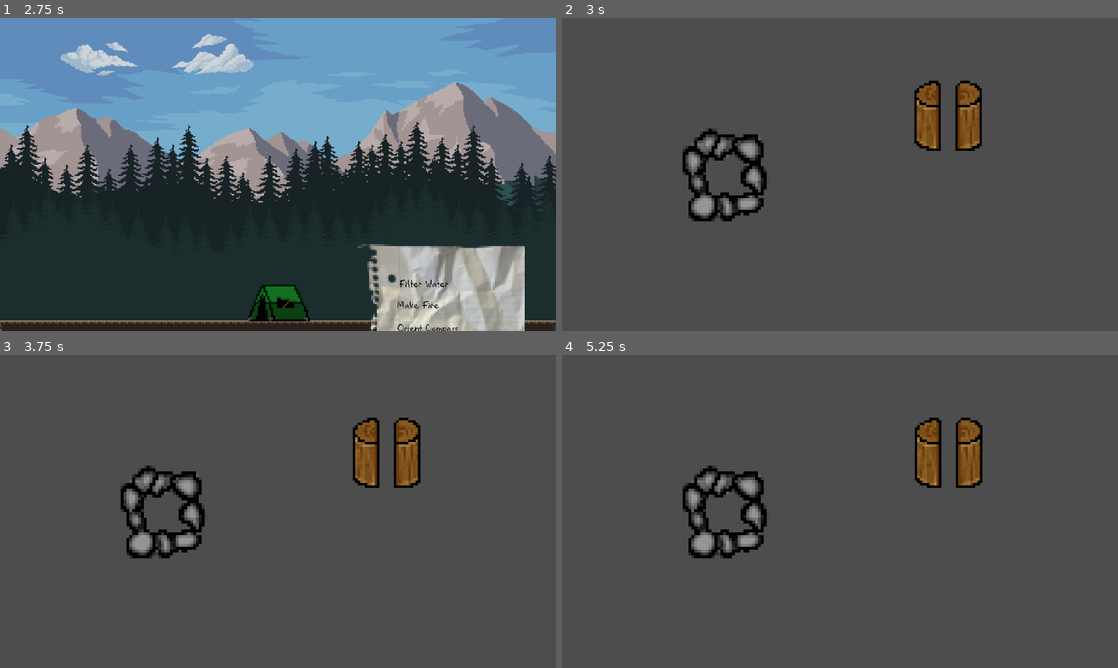
Above: before the commit, frames 1-4 (two rows, left to right).
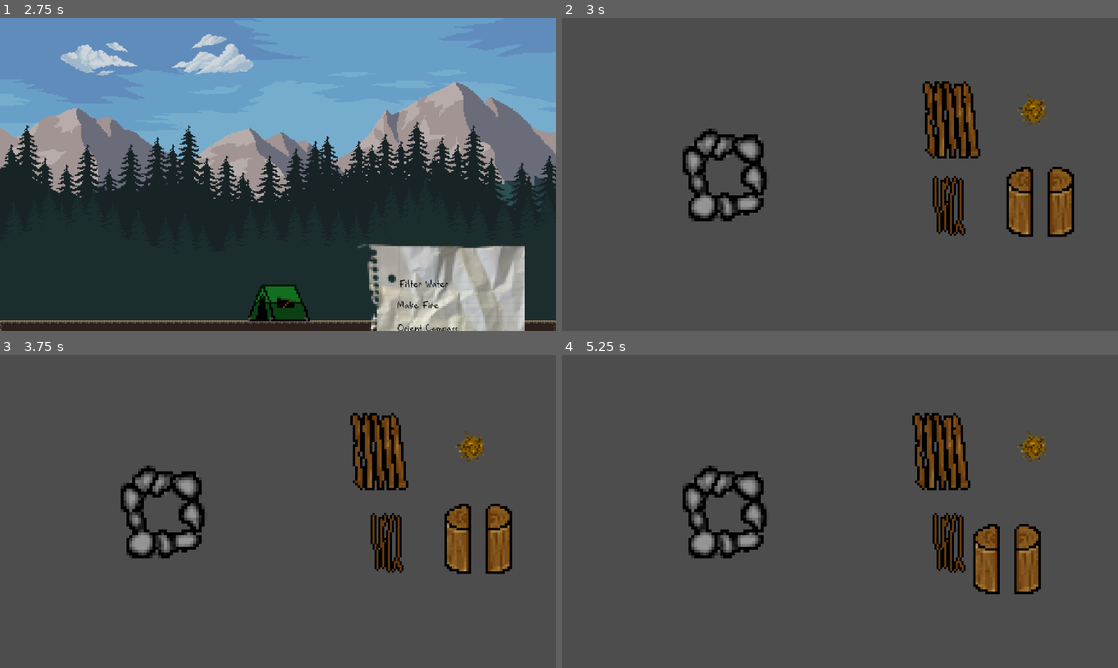
Above: after the commit, the same moments.

Repository: BenjaminWootten/Henhacks-2024
Game: Godot game, scene res://assets/UI/MainMenu.tscn
Two runs of this game, one before a commit and one after it. Both use one fixed random seed, a clock stepped at 60 frames per second and the inputs below.
Inputs (mouse positions are in pixels of both pictures, inside the frame that each line leads up to):
- Up to frame 1 (2.75 s): click "Start" at 0.5 s; move the mouse to (400, 158) at 1.27 s; press the mouse at (400, 158) at 1.28 s; hold Right (right) 1.28-2 s; release the mouse at (400, 158) at 2 s; drag from (166, 190) to (250, 237) at 2.02 s
- Up to frame 2 (3 s): click "Make Fire" at 2.75 s
- Up to frame 3 (3.75 s): tap Enter at 3.5 s; move the mouse to (383, 452) at 3.52 s; press the mouse at (383, 452) at 3.53 s; hold Right (right) from 3.53 s (still down)
- Up to frame 4 (5.25 s): release Right (right) at 4.25 s; release the mouse at (945, 452) at 4.25 s; tap Space at 4.25 s; drag from (812, 574) to (673, 464) at 4.27 s; tap Enter at 5 s; move the mouse to (1006, 558) at 5.02 s; press the mouse at (1006, 558) at 5.03 s; hold Left (left) from 5.03 s (still down)

Frame 1 is identical in both runs. In frame 2, 5.4% of the frame differs, in the area x 63-93%, y 20-70%; in frame 3, 5.5%, in the area x 63-93%, y 18-70%; in frame 4, 5.4%.

Commit message:
fire game working

Diff:
--- /dev/null
+++ b/minigames/FireGame.gd
@@ -0,0 +1,25 @@
+extends Node2D
+
+@onready var firePit_sprite = $firePit/AnimatedSprite2D
+
+func _on_bird_nest_body_entered(_body):
+	firePit_sprite.play("birds_nest")
+	$birdNest.queue_free()
+
+func _on_flint_and_steel_body_entered(_body):
+	pass
+
+func _on_tinder_body_entered(_body):
+	if firePit_sprite.animation == "birds_nest":
+		firePit_sprite.play("tinder")
+		$tinder.queue_free()
+
+func _on_kindling_body_entered(_body):
+	if firePit_sprite.animation == "tinder":
+		firePit_sprite.play("kindling")
+		$kindling.queue_free()
+
+func _on_log_body_entered(_body):
+	if firePit_sprite.animation == "kindling":
+		firePit_sprite.play("log")
+		$log.queue_free()
--- a/minigames/FireGame.tscn
+++ b/minigames/FireGame.tscn
@@ -1,30 +1,57 @@
-[gd_scene load_steps=11 format=3 uid="uid://inbr3kmp16dx"]
+[gd_scene load_steps=19 format=3 uid="uid://inbr3kmp16dx"]
 
+[ext_resource type="Script" path="res://minigames/FireGame.gd" id="1_1mx15"]
+[ext_resource type="Texture2D" uid="uid://g0mgu30fyfsw" path="res://assets/minigames/fire/rock_ring_birds_nest.png" id="1_efhom"]
 [ext_resource type="PackedScene" uid="uid://dyo1photquadc" path="res://utility/draggable_object.tscn" id="1_ppbyw"]
 [ext_resource type="Texture2D" uid="uid://btdy65i03mlpc" path="res://assets/minigames/fire/fuel.png" id="2_ojy2e"]
+[ext_resource type="Texture2D" uid="uid://dwq35o2nyas24" path="res://assets/minigames/fire/rock_ring_kindling.png" id="3_q1fmh"]
 [ext_resource type="Texture2D" uid="uid://d2086s0g85d0s" path="res://assets/minigames/fire/rockring.png" id="3_tmekh"]
-[ext_resource type="Texture2D" uid="uid://b434tjjb2jnwa" path="res://assets/minigames/fire/rock1.png" id="4_6a56n"]
-[ext_resource type="Texture2D" uid="uid://bl0uvuxsft1i4" path="res://assets/minigames/fire/rock2.png" id="5_k12cm"]
-[ext_resource type="Texture2D" uid="uid://dsat7xljll0oj" path="res://assets/minigames/fire/rock3.png" id="6_ucbqs"]
-[ext_resource type="PackedScene" uid="uid://df10wyvwcyaao" path="res://utility/tip.tscn" id="7_dg5sc"]
+[ext_resource type="Texture2D" uid="uid://ccqm6r2eilkn0" path="res://assets/minigames/fire/rock_ring_logs.png" id="4_3xwse"]
+[ext_resource type="Texture2D" uid="uid://6hha2n8ceo50" path="res://assets/minigames/fire/rock_ring_tinder.png" id="5_sce6c"]
+[ext_resource type="Texture2D" uid="uid://e58xmo1a7lwe" path="res://assets/minigames/fire/kindling.png" id="7_udvks"]
+[ext_resource type="Texture2D" uid="uid://bfda051y2tad4" path="res://assets/minigames/fire/tinder.png" id="9_6j1ne"]
+[ext_resource type="Texture2D" uid="uid://t11tf6v1eorg" path="res://assets/minigames/fire/birds_nest.png" id="10_t2ji1"]
 
 [sub_resource type="SpriteFrames" id="SpriteFrames_82cm6"]
 animations = [{
 "frames": [{
 "duration": 1.0,
-"texture": ExtResource("3_tmekh")
-}, {
-"duration": 1.0,
-"texture": ExtResource("4_6a56n")
-}, {
-"duration": 1.0,
-"texture": ExtResource("5_k12cm")
-}, {
-"duration": 1.0,
-"texture": ExtResource("6_ucbqs")
+"texture": ExtResource("1_efhom")
 }],
 "loop": true,
-"name": &"default",
+"name": &"birds_nest",
+"speed": 5.0
+}, {
+"frames": [{
+"duration": 1.0,
+"texture": ExtResource("3_tmekh")
+}],
+"loop": true,
+"name": &"empty",
+"speed": 5.0
+}, {
+"frames": [{
+"duration": 1.0,
+"texture": ExtResource("3_q1fmh")
+}],
+"loop": true,
+"name": &"kindling",
+"speed": 5.0
+}, {
+"frames": [{
+"duration": 1.0,
+"texture": ExtResource("4_3xwse")
+}],
+"loop": true,
+"name": &"log",
+"speed": 5.0
+}, {
+"frames": [{
+"duration": 1.0,
+"texture": ExtResource("5_sce6c")
+}],
+"loop": true,
+"name": &"tinder",
 "speed": 5.0
 }]
 
@@ -34,28 +61,91 @@
 [sub_resource type="RectangleShape2D" id="RectangleShape2D_0i7w0"]
 size = Vector2(140, 145)
 
-[node name="Node2D" type="Node2D"]
+[sub_resource type="RectangleShape2D" id="RectangleShape2D_oi74k"]
+size = Vector2(104, 155)
 
-[node name="StaticBody2D" type="StaticBody2D" parent="."]
+[sub_resource type="RectangleShape2D" id="RectangleShape2D_6hptl"]
+size = Vector2(60, 110)
+
+[sub_resource type="RectangleShape2D" id="RectangleShape2D_ckxrr"]
+size = Vector2(52, 48)
+
+[sub_resource type="RectangleShape2D" id="RectangleShape2D_oe3dd"]
+
+[node name="FireGame" type="Node2D"]
+script = ExtResource("1_1mx15")
+
+[node name="firePit" type="StaticBody2D" parent="."]
 position = Vector2(23, 31)
 
-[node name="AnimatedSprite2D" type="AnimatedSprite2D" parent="StaticBody2D"]
+[node name="AnimatedSprite2D" type="AnimatedSprite2D" parent="firePit"]
 position = Vector2(311, 294)
 scale = Vector2(6, 6)
 sprite_frames = SubResource("SpriteFrames_82cm6")
+animation = &"empty"
 
-[node name="CollisionShape2D" type="CollisionShape2D" parent="StaticBody2D"]
+[node name="CollisionShape2D" type="CollisionShape2D" parent="firePit"]
 position = Vector2(314, 298)
 shape = SubResource("CircleShape2D_scexj")
 
-[node name="draggable_object" parent="." instance=ExtResource("1_ppbyw")]
-position = Vector2(800, 200)
+[node name="log" parent="." instance=ExtResource("1_ppbyw")]
+position = Vector2(991, 378)
+collision_layer = 2
 
-[node name="Sprite2D" type="Sprite2D" parent="draggable_object"]
+[node name="Sprite2D" type="Sprite2D" parent="log"]
 scale = Vector2(5, 5)
 texture = ExtResource("2_ojy2e")
 
-[node name="CollisionShape2D" type="CollisionShape2D" parent="draggable_object"]
+[node name="CollisionShape2D" type="CollisionShape2D" parent="log"]
 shape = SubResource("RectangleShape2D_0i7w0")
 
-[node name="Control" parent="draggable_object" instance=ExtResource("7_dg5sc")]
+[node name="kindling" parent="." instance=ExtResource("1_ppbyw")]
+position = Vector2(822, 211)
+collision_layer = 2
+
+[node name="Sprite2D" type="Sprite2D" parent="kindling"]
+scale = Vector2(5, 5)
+texture = ExtResource("7_udvks")
+
+[node name="CollisionShape2D" type="CollisionShape2D" parent="kindling"]
+position = Vector2(-20, 0.5)
+shape = SubResource("RectangleShape2D_oi74k")
+
+[node name="tinder" parent="." instance=ExtResource("1_ppbyw")]
+position = Vector2(808, 387)
+collision_layer = 2
+
+[node name="Sprite2D" type="Sprite2D" parent="tinder"]
+scale = Vector2(4, 4)
+texture = ExtResource("9_6j1ne")
+
+[node name="CollisionShape2D" type="CollisionShape2D" parent="tinder"]
+position = Vector2(-6, 1)
+shape = SubResource("RectangleShape2D_6hptl")
+
+[node name="birdNest" parent="." instance=ExtResource("1_ppbyw")]
+position = Vector2(983, 197)
+collision_layer = 2
+
+[node name="Sprite2D" type="Sprite2D" parent="birdNest"]
+scale = Vector2(4, 4)
+texture = ExtResource("10_t2ji1")
+
+[node name="CollisionShape2D" type="CollisionShape2D" parent="birdNest"]
+position = Vector2(-6, -5)
+shape = SubResource("RectangleShape2D_ckxrr")
+
+[node name="flintAndSteel" parent="." instance=ExtResource("1_ppbyw")]
+position = Vector2(166, 147)
+collision_layer = 2
+
+[node name="Sprite2D" type="Sprite2D" parent="flintAndSteel"]
+
+[node name="CollisionShape2D" type="CollisionShape2D" parent="flintAndSteel"]
+shape = SubResource("RectangleShape2D_oe3dd")
+
+[connection signal="body_entered" from="log" to="." method="_on_log_body_entered"]
+[connection signal="body_entered" from="kindling" to="." method="_on_kindling_body_entered"]
+[connection signal="body_entered" from="tinder" to="." method="_on_tinder_body_entered"]
+[connection signal="body_entered" from="birdNest" to="." method="_on_bird_nest_body_entered"]
+[connection signal="body_entered" from="flintAndSteel" to="." method="_on_flint_and_steel_body_entered"]
Binary file added: assets/minigames/fire/birds_nest.png
Not shown, changed: assets/minigames/fire/birds_nest.png.import
Binary file removed: assets/minigames/fire/rock1.png
Binary file removed: assets/minigames/fire/rock2.png
Binary file removed: assets/minigames/fire/rock3.png
Binary file added: assets/minigames/fire/rock_ring_birds_nest.png
Not shown, changed: assets/minigames/fire/rock_ring_birds_nest.png.import
Binary file added: assets/minigames/fire/rock_ring_kindling.png
Not shown, added: assets/minigames/fire/rock_ring_kindling.png.import
Binary file added: assets/minigames/fire/rock_ring_logs.png
Not shown, added: assets/minigames/fire/rock_ring_logs.png.import
Binary file added: assets/minigames/fire/rock_ring_tinder.png
(and 1 more such lines)
